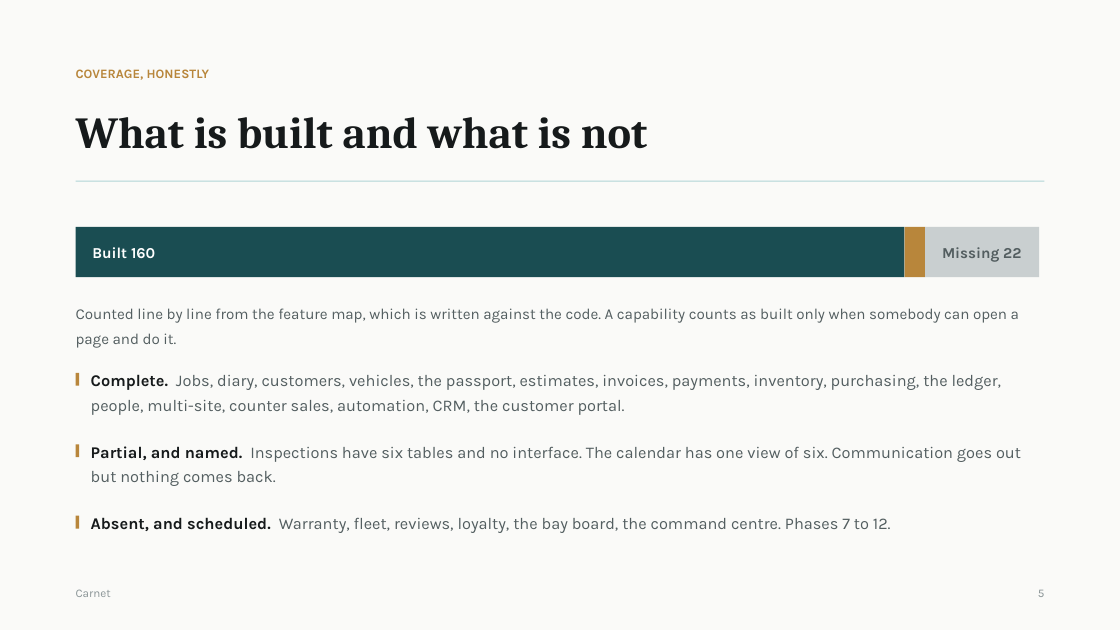
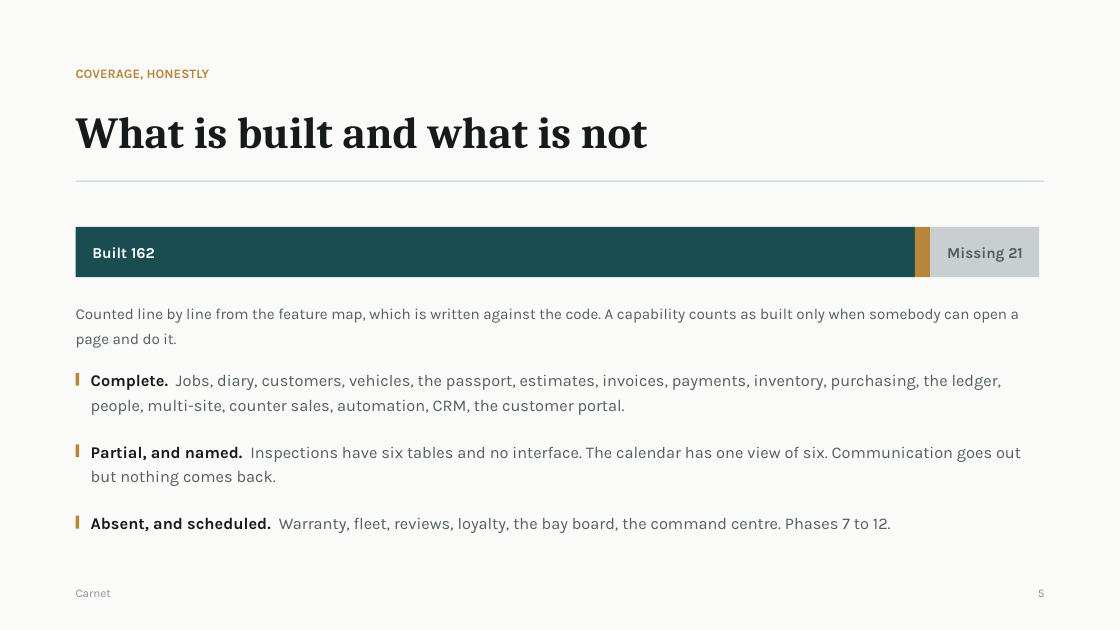
Before and after one commit to Amrwar/vehicle-memory, a slide deck: slide 6 of docs/Carnet-Presentation.pptx. Drawn at 1120x630 pixels with LibreOffice and Linux fonts; fonts in the diff are those of the drawing. Boxes give left, top, right and bottom in pixels: in the first picture for what was removed or moved away, otherwise in the second. Text is boxed around its words. In the diff, an @@ line names an element or a change of style, - is before the commit and + after.

```diff
--- a/docs/Carnet-Presentation.pptx
+++ b/docs/Carnet-Presentation.pptx
@@ rectangle: place and size @@
-rectangle at box(76, 227, 905, 277)
+rectangle at box(76, 227, 915, 277)
@@ rectangle: place and size @@
-rectangle at box(905, 227, 926, 277)
+rectangle at box(915, 227, 931, 277)
@@ rectangle: place and size @@
-rectangle at box(925, 227, 1039, 277)
+rectangle at box(931, 227, 1040, 277)
@@ text at box(92, 247, 155, 258): text changed @@
-Built 160
+Built 162
@@ text at box(947, 247, 1023, 262): text changed @@
-Missing 22
+Missing 21
```
Also in this commit, not shown: 2 other slides changed, 55 other files.
